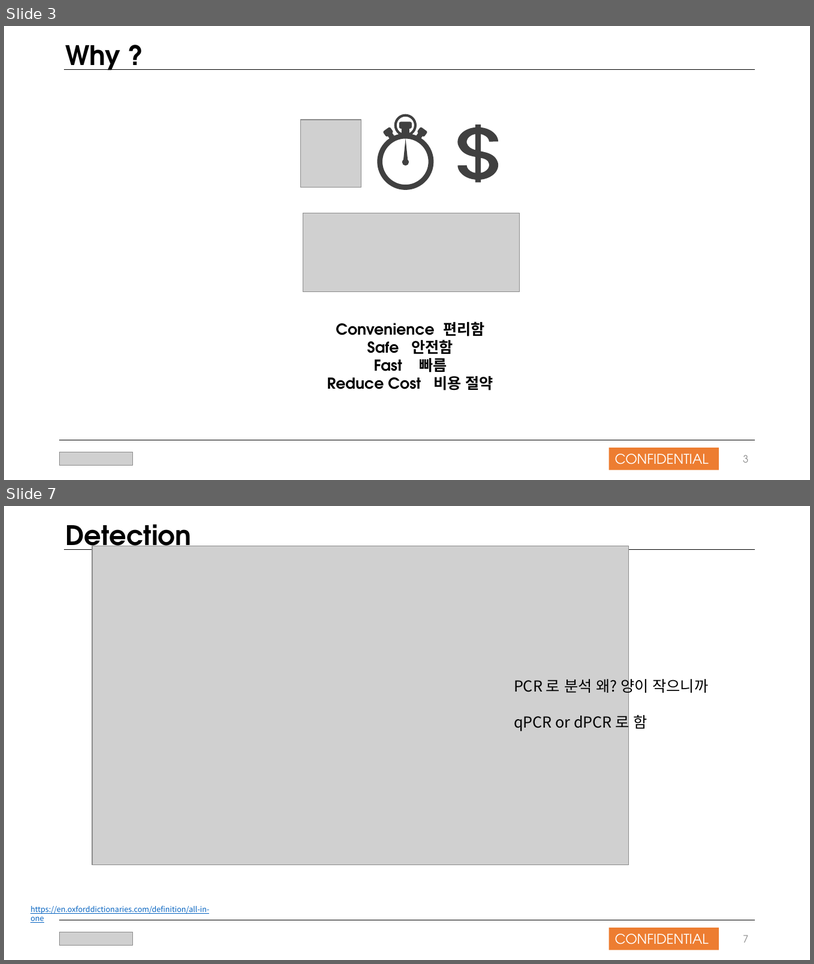
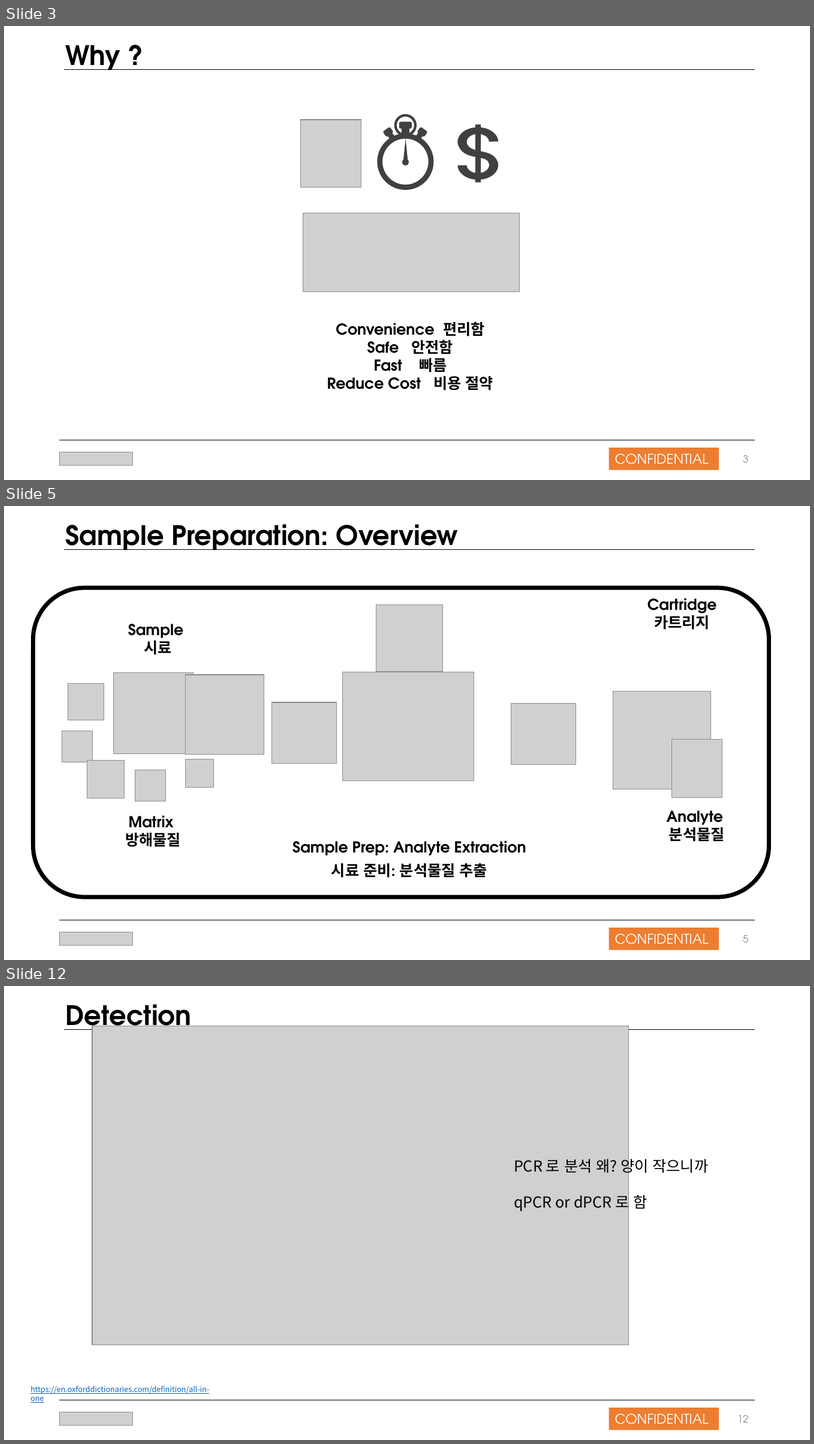
Before and after one commit to nansmile/Company-Work, a slide deck: Work/올인원팀 발표자료_181021.pptx. Shown one above the other, each under a label of ours: slides 3 and 7 before the commit, slides 3, 5 and 12 after it; the slides between them are not shown. The pictures are 814x964 and 814x1444 pixels, drawn with LibreOffice and Linux fonts; fonts in the diff are those of the drawing; grey boxes stand for pictures. Boxes give left, top, right and bottom in pixels: in the first picture for what was removed or moved away, otherwise in the second. Text is boxed around its words. In the diff, an @@ line names an element or a change of style, - is before the commit and + after.

```diff
--- a/Work/올인원팀 발표자료_181021.pptx
+++ b/Work/올인원팀 발표자료_181021.pptx
@@ slide 5 added at (x1=4, y1=506, x2=810, y2=960), background #FFFFFF @@
@@ text added at (x1=65, y1=524, x2=458, y2=550), 32 pt, text #000000, bold @@
+Sample Preparation: Overview
@@ line added from (65, 550) to (755, 550), #000000 0.5 pt @@
@@ rounded rectangle added at (x1=33, y1=588, x2=769, y2=897), outline #000000 5 pt @@
@@ picture added at (x1=376, y1=604, x2=443, y2=671) @@
@@ text added at (x1=648, y1=598, x2=717, y2=630), 18 pt, text #000000, bold @@
+Cartridge
+카트리지
@@ text added at (x1=128, y1=624, x2=183, y2=655), 18 pt, text #000000, bold @@
+Sample
+시료
@@ group added at (x1=62, y1=672, x2=264, y2=801): 7 pictures @@
@@ picture added at (x1=343, y1=672, x2=474, y2=781) @@
@@ picture added at (x1=272, y1=702, x2=337, y2=763) @@
@@ picture added at (x1=512, y1=703, x2=576, y2=765) @@
@@ picture added at (x1=614, y1=691, x2=712, y2=789) @@
@@ picture added at (x1=672, y1=739, x2=722, y2=798) @@
@@ text added at (x1=667, y1=810, x2=725, y2=841), 18 pt, text #000000, bold @@
+Analyte
+분석물질
@@ text added at (x1=125, y1=815, x2=181, y2=847), 18 pt, text #000000, bold @@
+Matrix
+방해물질
@@ text added at (x1=293, y1=840, x2=527, y2=877), 18 pt, text #000000, bold @@
+Sample Prep: Analyte Extraction
+시료 준비: 분석물질 추출
@@ picture added at (x1=60, y1=932, x2=133, y2=945) @@
@@ line added from (60, 920) to (755, 920), #000000 0.5 pt @@
@@ rectangle added at (x1=609, y1=928, x2=720, y2=950), fill #ED7D31, 16 pt, text #FFFFFF @@
+CONFIDENTIAL
@@ page number added at (x1=743, y1=934, x2=749, y2=942), 12 pt, text #8C8C8C @@
+5
@@ what was slide 7 is now slide 12 @@
@@ page number at (x1=738, y1=1414, x2=749, y2=1422): text changed @@
-7
+12
```
Also in this commit, not shown: 2 slides changed, 8 other slides added, 2 slides removed.
